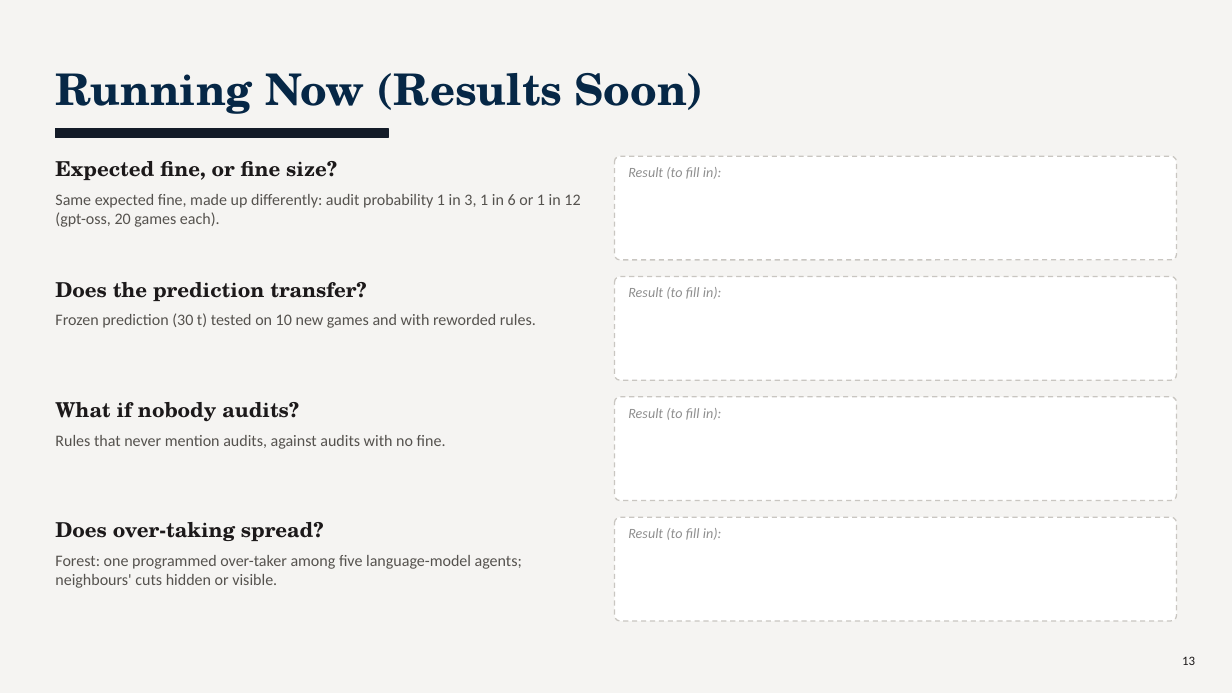
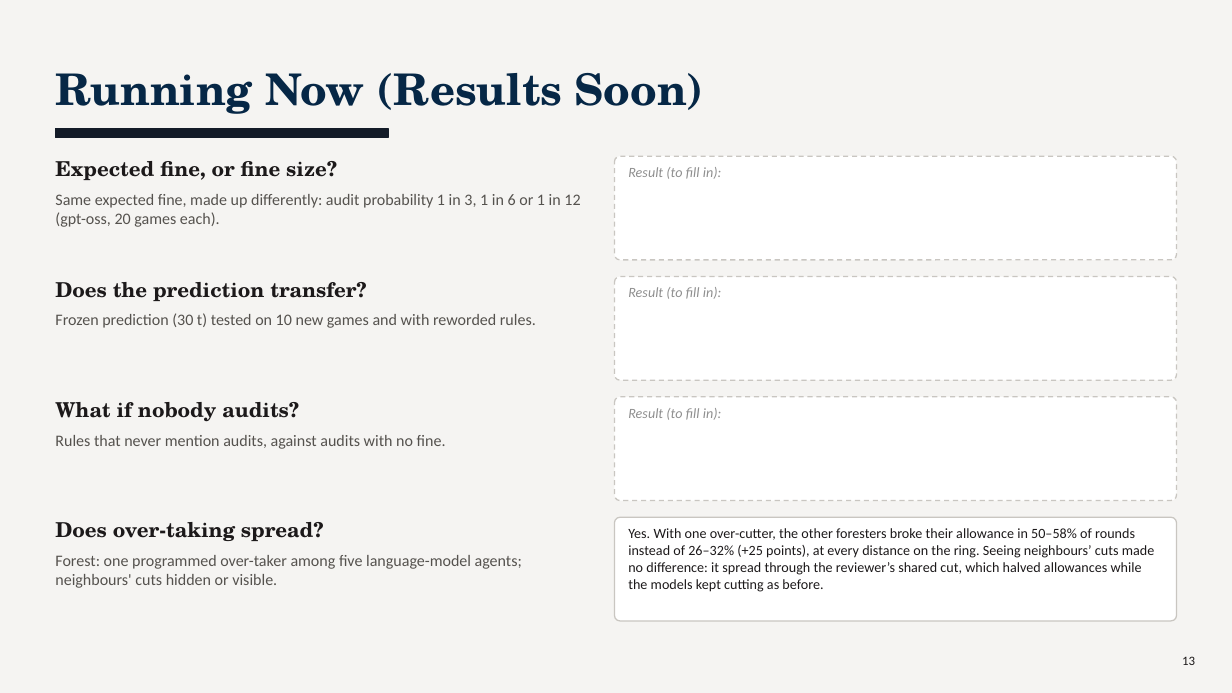
Before and after one commit to TallowCatch/invasion-commons, a slide deck: slide 13 of notes/slides/2026-10-13_phd_catchup/phd_catchup_2026-10-13.pptx. Drawn at 1232x693 pixels with LibreOffice and Linux fonts; fonts in the diff are those of the drawing. Boxes give left, top, right and bottom in pixels: in the first picture for what was removed or moved away, otherwise in the second. Text is boxed around its words. In the diff, an @@ line names an element or a change of style, - is before the commit and + after.

```diff
--- a/notes/slides/2026-10-13_phd_catchup/phd_catchup_2026-10-13.pptx
+++ b/notes/slides/2026-10-13_phd_catchup/phd_catchup_2026-10-13.pptx
@@ rounded rectangle at (615,518,1177,621): outline #C9C6C1 1 pt dashed to #C9C6C1 1 pt @@
@@ text at (628,528,1155,592): text changed; text colour #8F8F8F to #1C191A; italic off @@
-Result (to fill in):
+Yes. With one over-cutter, the other foresters broke their allowance in 50–58% of rounds instead of 26–32% (+25 points), at every distance on the ring. Seeing neighbours’ cuts made no difference: it spread through the reviewer’s shared cut, which halved allowances while the models kept cutting as before.
```
Also in this commit, not shown: 1 other file.
